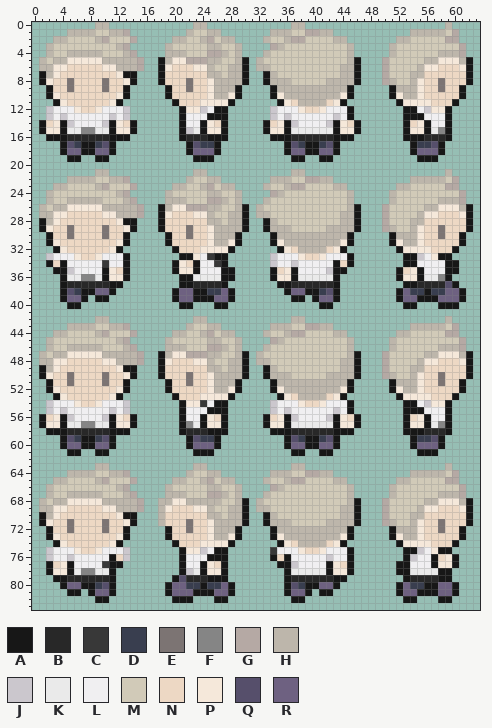
Sprite sheet, stored at icmon/src/main/resources/images/sprites/actors/prof-oak.png. Above: the version before the commit.
The file is 64x84 pixels. Colours within 5 levels of each other are drawn and written as one.
Palette (. is transparent): A #171717  B #282828  C #383838  D #393e4f  E #7c7473  F #858585  G #b5a9a4  H #bdb6ab  J #cbc7cd  K #eaeaea  L #f0eff1  M #d1cab8  N #edd8c4  P #f5e8da  Q #564f6b  R #6e6181
New version:
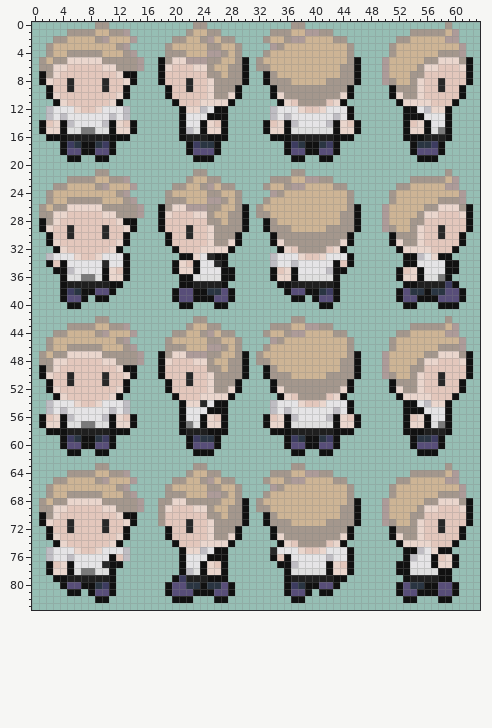
Edits made:
Colour A changes from #171717 to #111111.
Colour B changes from #282828 to #1f1f1f.
Colour D changes from #393e4f to #2a3542.
Colour E changes from #7c7473 to #282828.
Colour F changes from #858585 to #7a7a7a.
Colour G changes from #b5a9a4 to #ad9b99.
Colour H changes from #bdb6ab to #a4978d.
Colour J changes from #cbc7cd to #bfbdc3.
Colour K changes from #eaeaea to #dfdfdf.
Colour L changes from #f0eff1 to #e5e4e6.
Colour M changes from #d1cab8 to #cdb495.
Colour N changes from #edd8c4 to #e3c7bc.
Colour P changes from #f5e8da to #ead6cd.
Colour Q changes from #564f6b to #3d3c60.
Colour R changes from #6e6181 to #584e79.
The edit turns colour C into colour E in row 33 at x 25; in row 34 at x 10 and 26; in row 54 at x 24; in row 75 at x 34; in row 77 at x 10.
